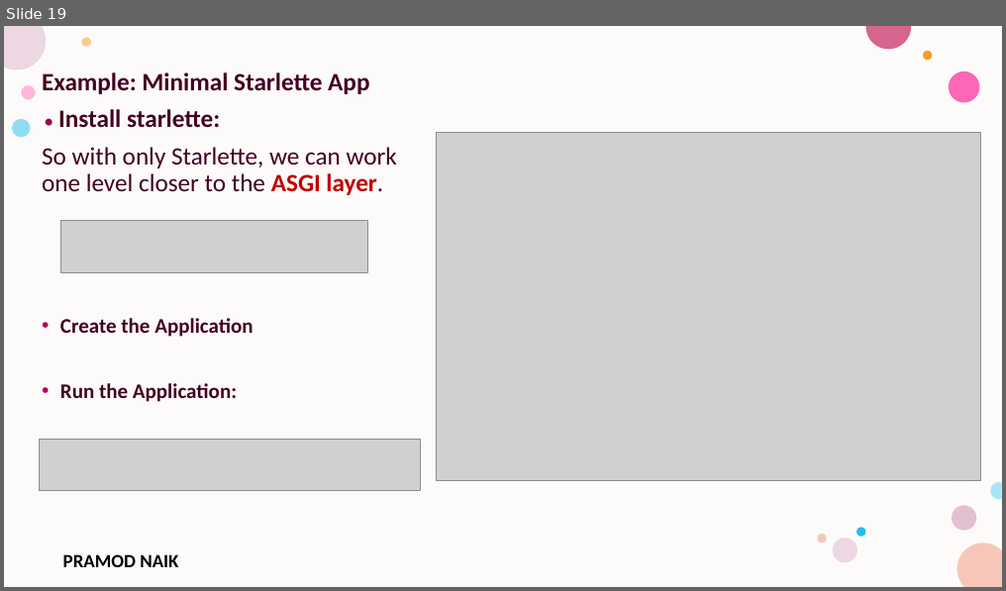
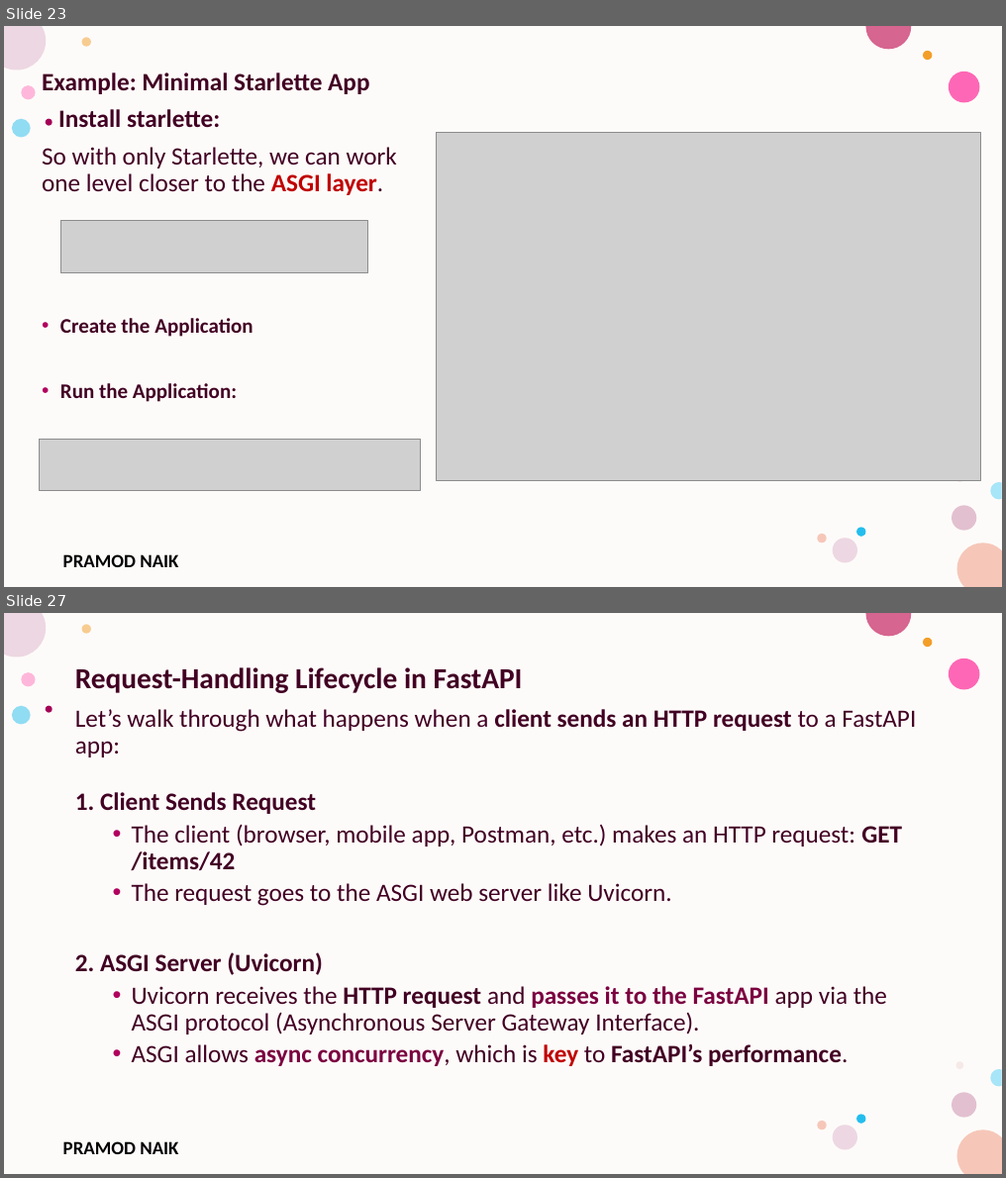
Before and after one commit to PRAMODNAIK-DEV/Backend-Dev-using-Python-FastAPI, a slide deck: FastAPI/Introduction to FastAPI.pptx. Shown one above the other, each under a label of ours: slide 19 before the commit, slides 23 and 27 after it; the slides between them are not shown. The pictures are 1006x591 and 1006x1178 pixels, drawn with LibreOffice and Linux fonts; fonts in the diff are those of the drawing; grey boxes stand for pictures; background and template pictures are left out. Boxes give left, top, right and bottom in pixels: in the first picture for what was removed or moved away, otherwise in the second. Text is boxed around its words. In the diff, an @@ line names an element or a change of style, - is before the commit and + after.

```diff
--- a/FastAPI/Introduction to FastAPI.pptx
+++ b/FastAPI/Introduction to FastAPI.pptx
@@ slide 27 added at (4, 613, 1002, 1174), background #FFFFFF; not listed: 17 template elements that a slide beside it also shows @@
@@ text added at (75, 667, 916, 1066), 24 pt, text #420023 @@
+Request-Handling Lifecycle in FastAPI
+Let’s walk through what happens when a client sends an HTTP request to a FastAPI app:
+1. Client Sends Request
+  • The client (browser, mobile app, Postman, etc.) makes an HTTP request: GET /items/42
+  • The request goes to the ASGI web server like Uvicorn.
+2. ASGI Server (Uvicorn)
+  • Uvicorn receives the HTTP request and passes it to the FastAPI app via the ASGI protocol (Asynchronous Server Gateway Interface).
+  • ASGI allows async concurrency, which is key to FastAPI’s performance.
@@ what was slide 19 is now slide 23 @@
```
Also in this commit, not shown: 6 slides changed, 26 other slides added, 5 slides removed, 2 other files.
